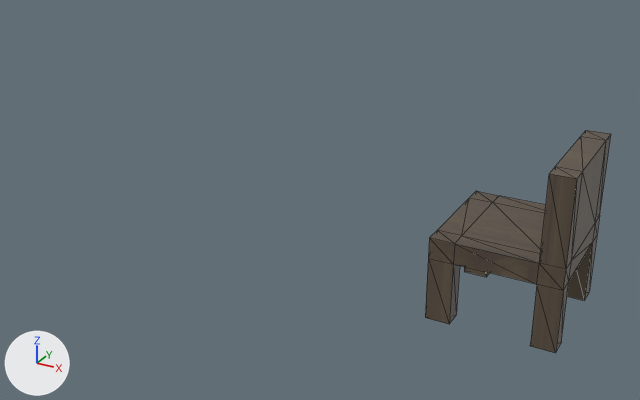
The glTF model app/public/models/chair.gltf, before and after one commit.
Both versions are drawn from a camera (50 mm lens) standing at (2.37, -8.81, 5.21) and looking at (-2.32, -0.29, 0.95). The axes (+X, +Y, +Z) are drawn at lower left. The lights are the same throughout. Mesh edges are drawn as thin lines. Where no turn or scale is listed for an object, it has been applied to the vertices.

In view in the first picture: 'Chair'.
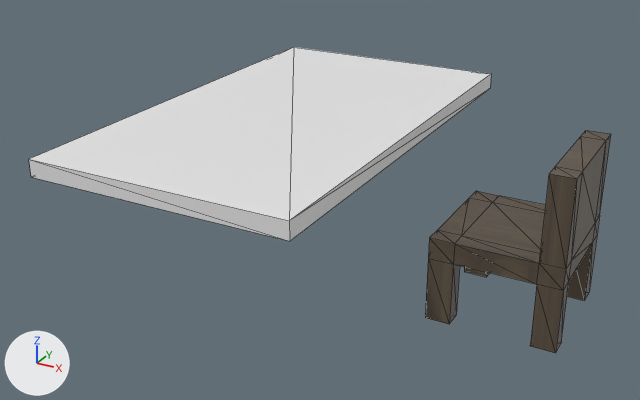
Location of each change, [x1, y1, x2, y2] in pixels of the pictures (640 x 400 px):
'Table', added
    after: [29, 47, 491, 241]

The edits, one by one:
Mesh me_cube is new.
It is a box spanning x -1.57..1.57, y -2.72..2.72, z -0.1..0.1.
Object 'Table' (ob_table) is new; it shows me_cube.
Its location is (-2.857, 0.0, 1.799).
